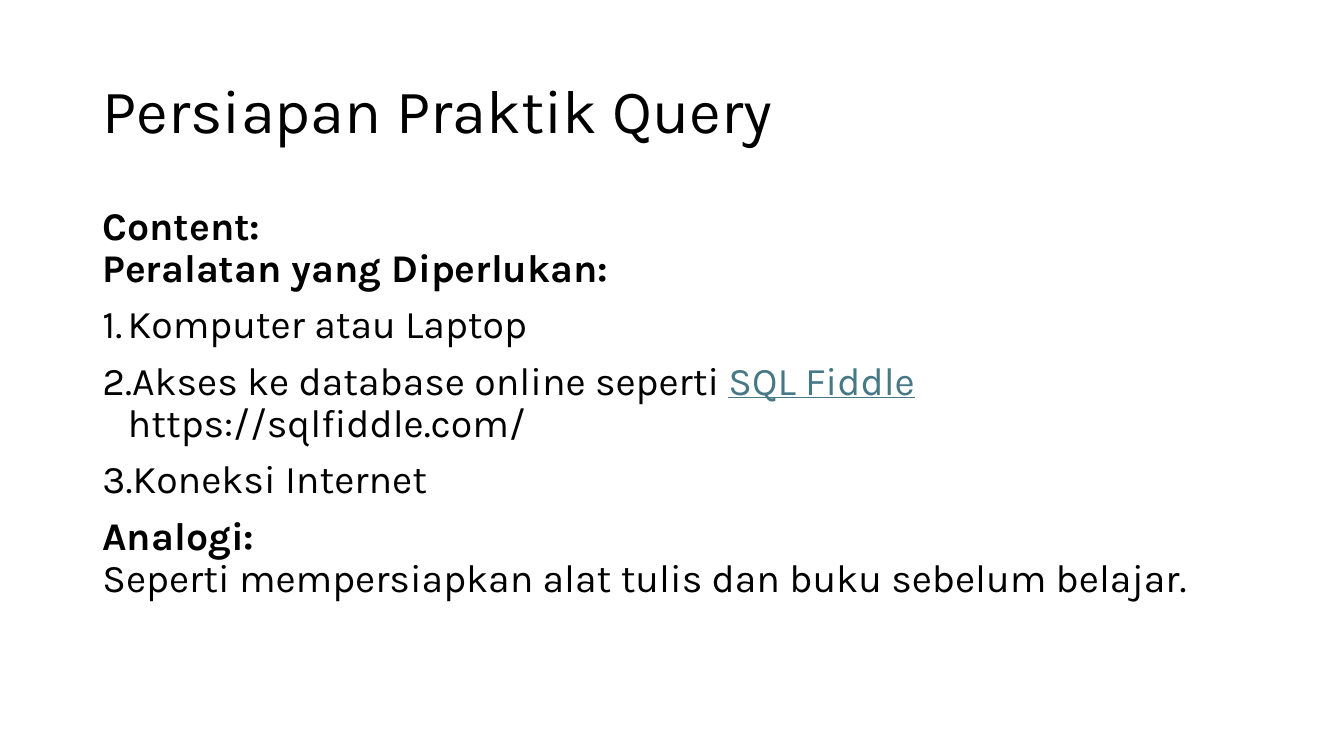
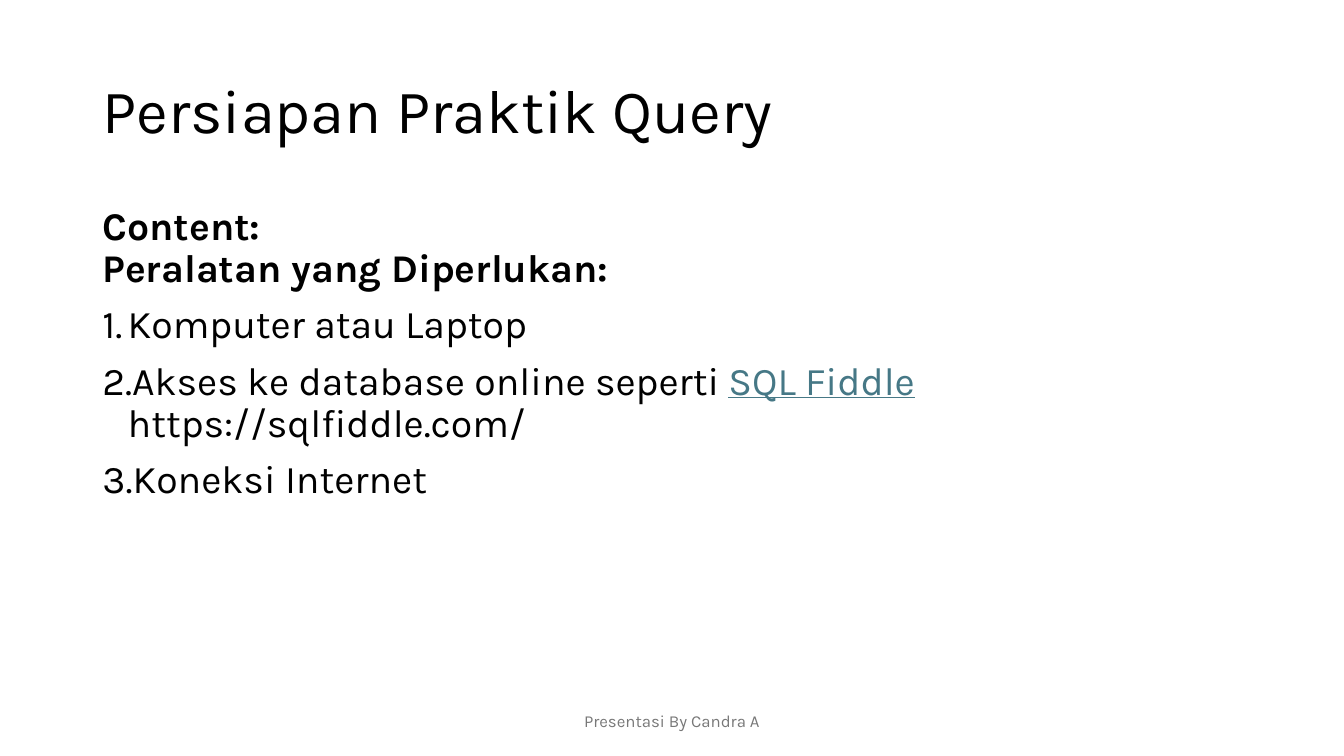
Before and after one commit to candraananta/querycoursecandra, a slide deck: slide 17 of Presentasi Materi Basic Query.pptx (slide 13 before the commit). Drawn at 1344x756 pixels with LibreOffice and Linux fonts; fonts in the diff are those of the drawing. Boxes give left, top, right and bottom in pixels: in the first picture for what was removed or moved away, otherwise in the second. Text is boxed around its words. In the diff, an @@ line names an element or a change of style, - is before the commit and + after.

```diff
--- a/Presentasi Materi Basic Query.pptx
+++ b/Presentasi Materi Basic Query.pptx
@@ text at (102,522,1187,602): paragraph removed @@
-Analogi:
-Seperti mempersiapkan alat tulis dan buku sebelum belajar.
@@ text added at (584,715,760,731), 12 pt, text #797979 @@
+Presentasi By Candra A
```
Also in this commit, not shown: 15 other slides changed, 4 slides added.
